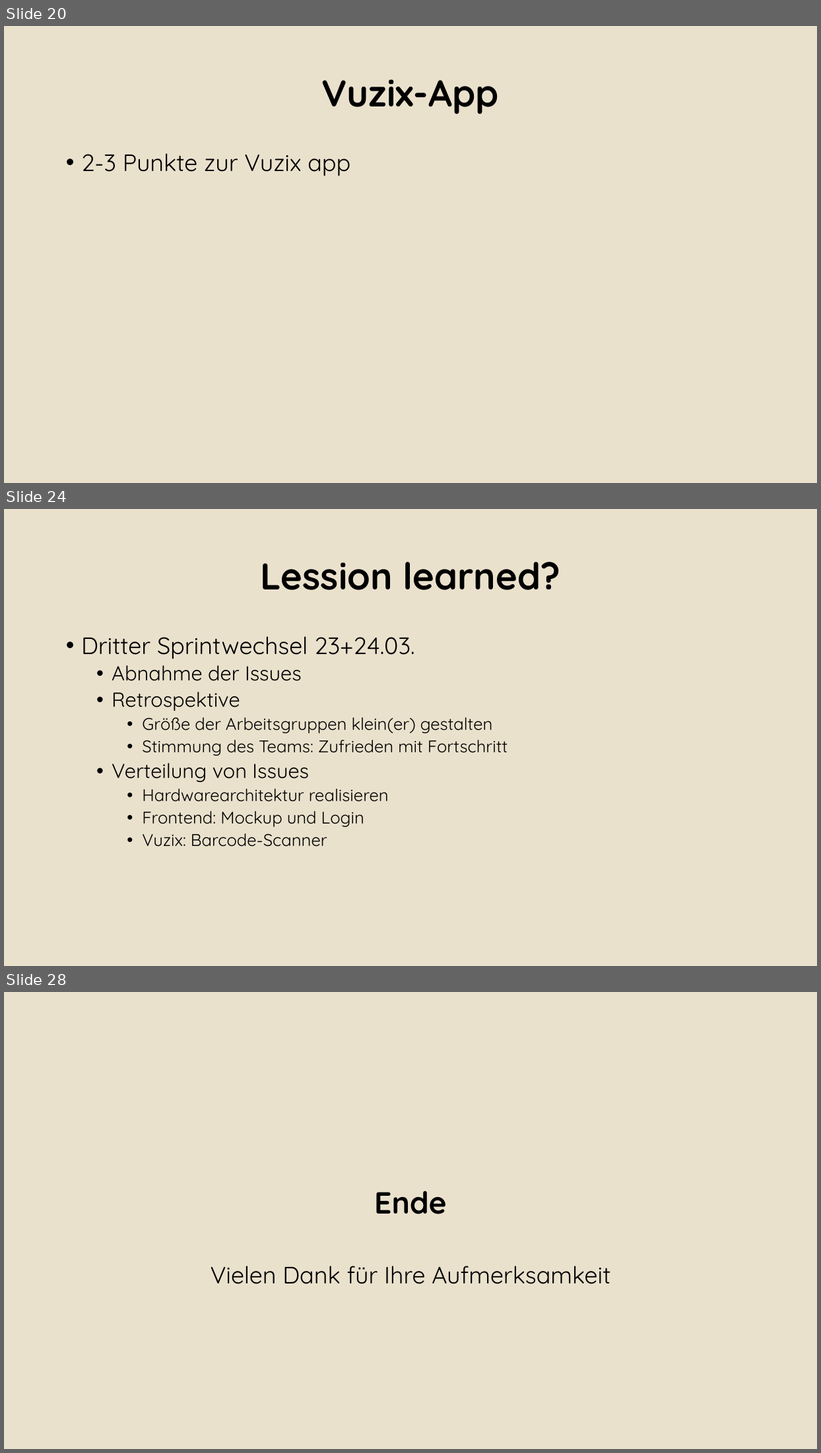
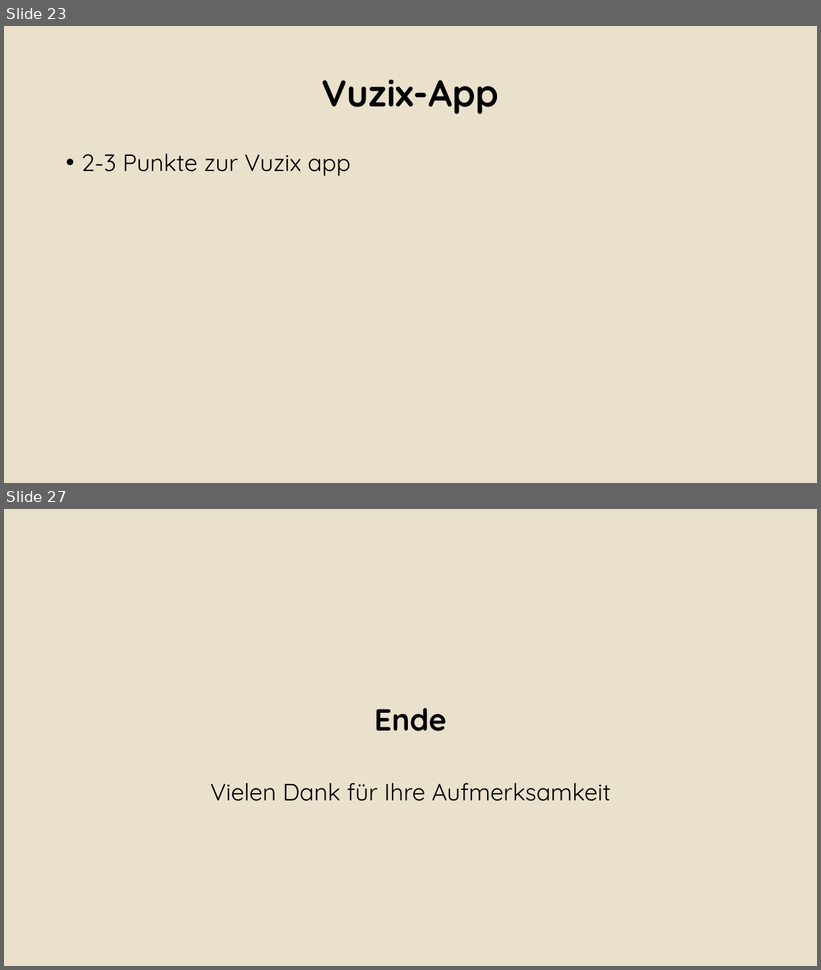
Before and after one commit to Alergeek/Dokumentation, a slide deck: Docs/AbschlussPräsi.pptx. Shown one above the other, each under a label of ours: slides 20, 24 and 28 before the commit, slides 23 and 27 after it; the slides between them are not shown. The pictures are 821x1453 and 821x970 pixels, drawn with LibreOffice and Linux fonts; fonts in the diff are those of the drawing; background and template pictures are left out. Boxes give left, top, right and bottom in pixels: in the first picture for what was removed or moved away, otherwise in the second. Text is boxed around its words. In the diff, an @@ line names an element or a change of style, - is before the commit and + after.

```diff
--- a/Docs/AbschlussPräsi.pptx
+++ b/Docs/AbschlussPräsi.pptx
@@ slide 24 removed at (x1=4, y1=509, x2=817, y2=966), background #EAE2CE @@
@@ title removed at (x1=260, y1=562, x2=561, y2=590) @@
-Lession learned?
@@ text removed at (x1=81, y1=636, x2=508, y2=847) @@
-• Dritter Sprintwechsel 23+24.03.
-  • Abnahme der Issues
-  • Retrospektive
-    • Größe der Arbeitsgruppen klein(er) gestalten
-    • Stimmung des Teams: Zufrieden mit Fortschritt
-  • Verteilung von Issues
-    • Hardwarearchitektur realisieren
-    • Frontend: Mockup und Login
-    • Vuzix: Barcode-Scanner
@@ what was slide 20 is now slide 23 @@
@@ what was slide 28 is now slide 27 @@
```
Also in this commit, not shown: 12 slides changed, 5 slides added, 5 other slides removed.
